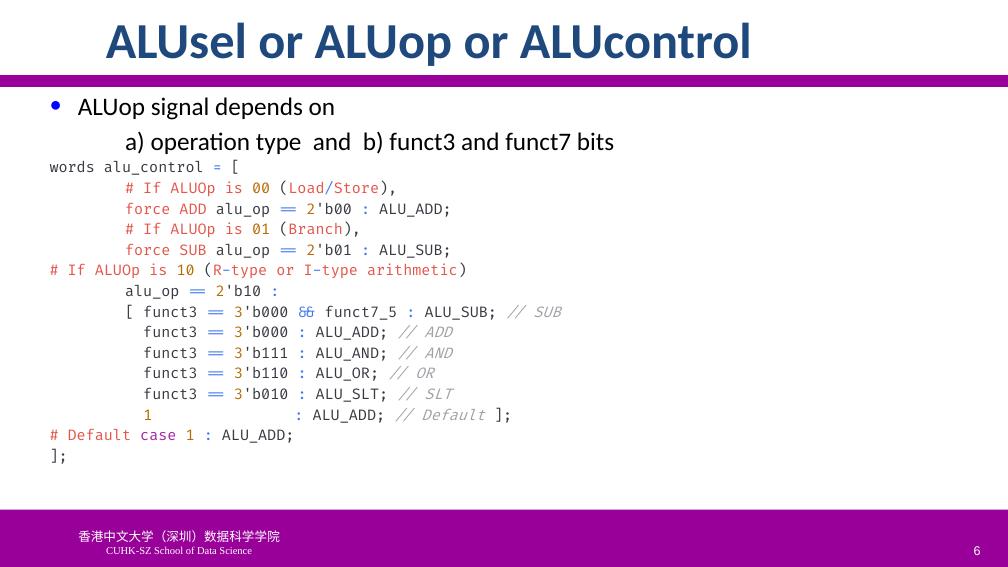
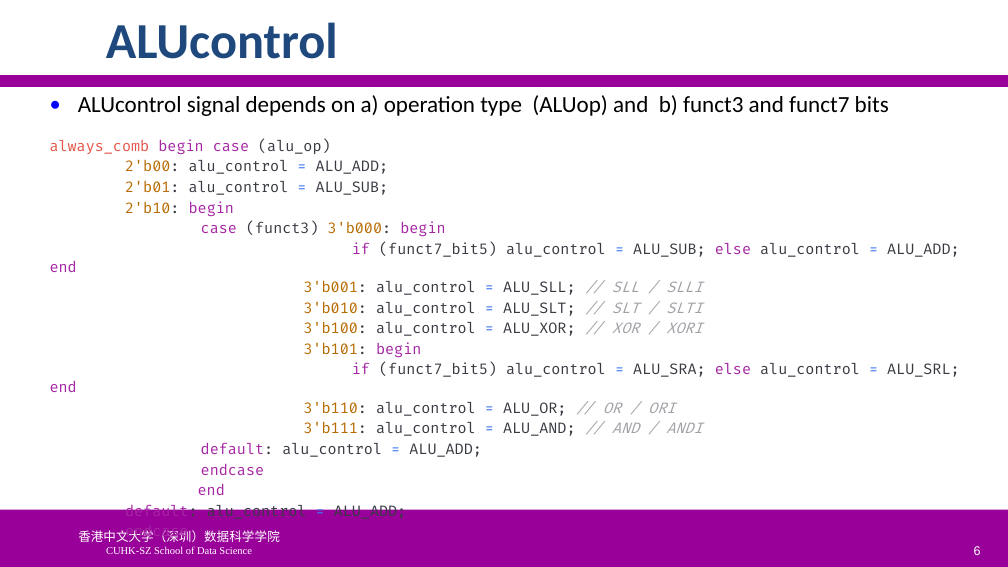
Before and after one commit to SUNCHAOYI923/CMU_CSAPP, a slide deck: slide 6 of slide/CA3060-4-Control.pptx. Drawn at 1008x567 pixels with LibreOffice and Linux fonts; fonts in the diff are those of the drawing; background and template pictures are left out. Boxes give left, top, right and bottom in pixels: in the first picture for what was removed or moved away, otherwise in the second. Text is boxed around its words. In the diff, an @@ line names an element or a change of style, - is before the commit and + after.

```diff
--- a/slide/CA3060-4-Control.pptx
+++ b/slide/CA3060-4-Control.pptx
@@ title at (x1=106, y1=22, x2=338, y2=59): text changed @@
-ALUsel or ALUop or ALUcontrol
+ALUcontrol
@@ text at (x1=50, y1=95, x2=960, y2=541): text changed @@
-● ALUop signal depends on
-a) operation type and b) funct3 and funct7 bits
-words alu_control = [
-# If ALUOp is 00 (Load/Store),
-force ADD alu_op == 2'b00 : ALU_ADD;
-# If ALUOp is 01 (Branch),
-force SUB alu_op == 2'b01 : ALU_SUB;
-# If ALUOp is 10 (R-type or I-type arithmetic)
-alu_op == 2'b10 :
-[ funct3 == 3'b000 && funct7_5 : ALU_SUB; // SUB
-funct3 == 3'b000 : ALU_ADD; // ADD
-funct3 == 3'b111 : ALU_AND; // AND
-funct3 == 3'b110 : ALU_OR; // OR
-funct3 == 3'b010 : ALU_SLT; // SLT
-1 : ALU_ADD; // Default ];
-# Default case 1 : ALU_ADD;
-];
+● ALUcontrol signal depends on a) operation type (ALUop) and b) funct3 and funct7 bits
+always_comb begin case (alu_op)
+2'b00: alu_control = ALU_ADD;
+2'b01: alu_control = ALU_SUB;
+2'b10: begin
+case (funct3) 3'b000: begin
+if (funct7_bit5) alu_control = ALU_SUB; else alu_control = ALU_ADD; end
+3'b001: alu_control = ALU_SLL; // SLL / SLLI
+3'b010: alu_control = ALU_SLT; // SLT / SLTI
+3'b100: alu_control = ALU_XOR; // XOR / XORI
+3'b101: begin
+if (funct7_bit5) alu_control = ALU_SRA; else alu_control = ALU_SRL; end
+3'b110: alu_control = ALU_OR; // OR / ORI
+3'b111: alu_control = ALU_AND; // AND / ANDI
+default: alu_control = ALU_ADD;
+endcase
+end
+default: alu_control = ALU_ADD;
+endcase
```
Also in this commit, not shown: 2 other slides changed, 3 slides removed, 5 other files.
